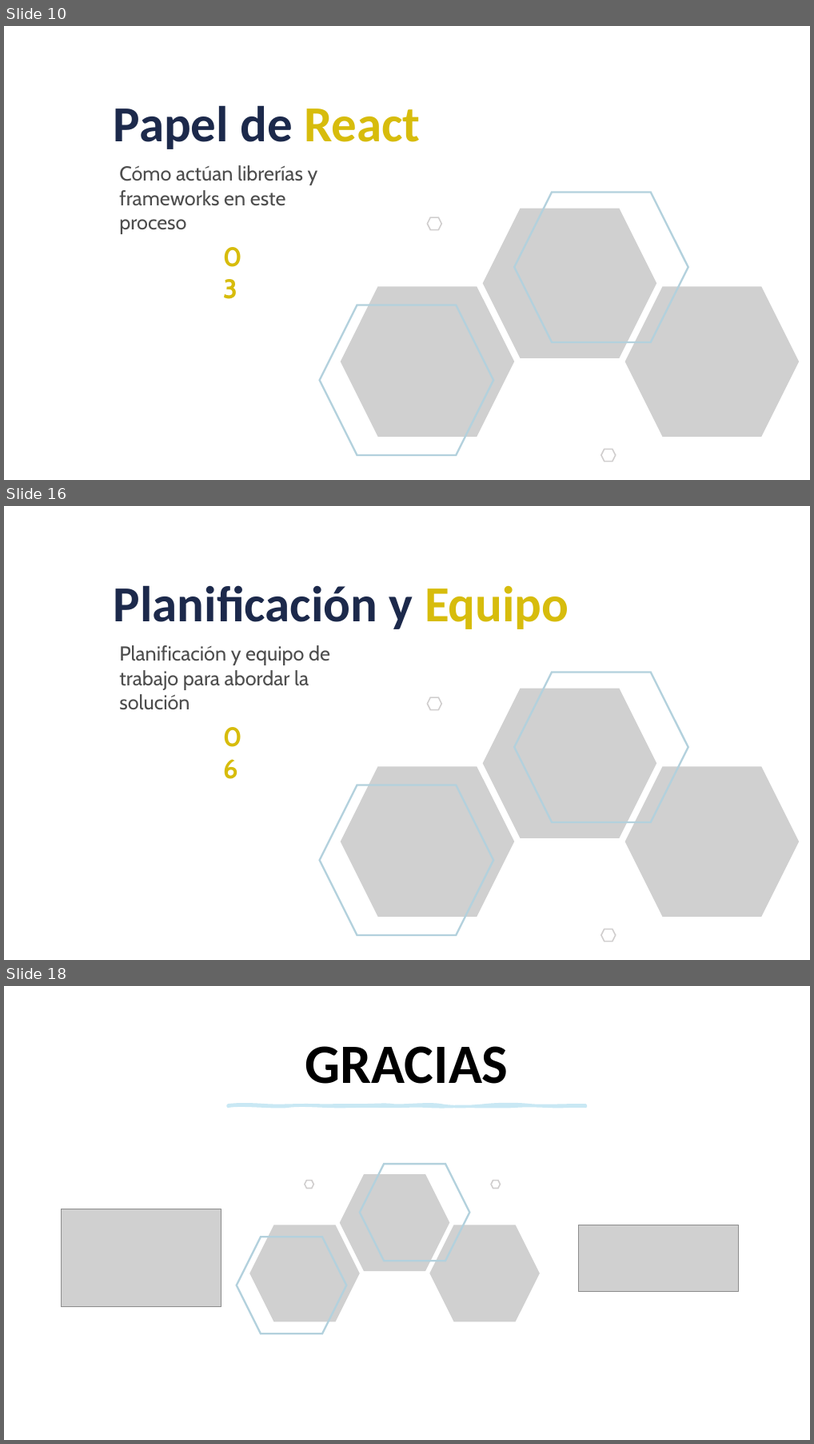
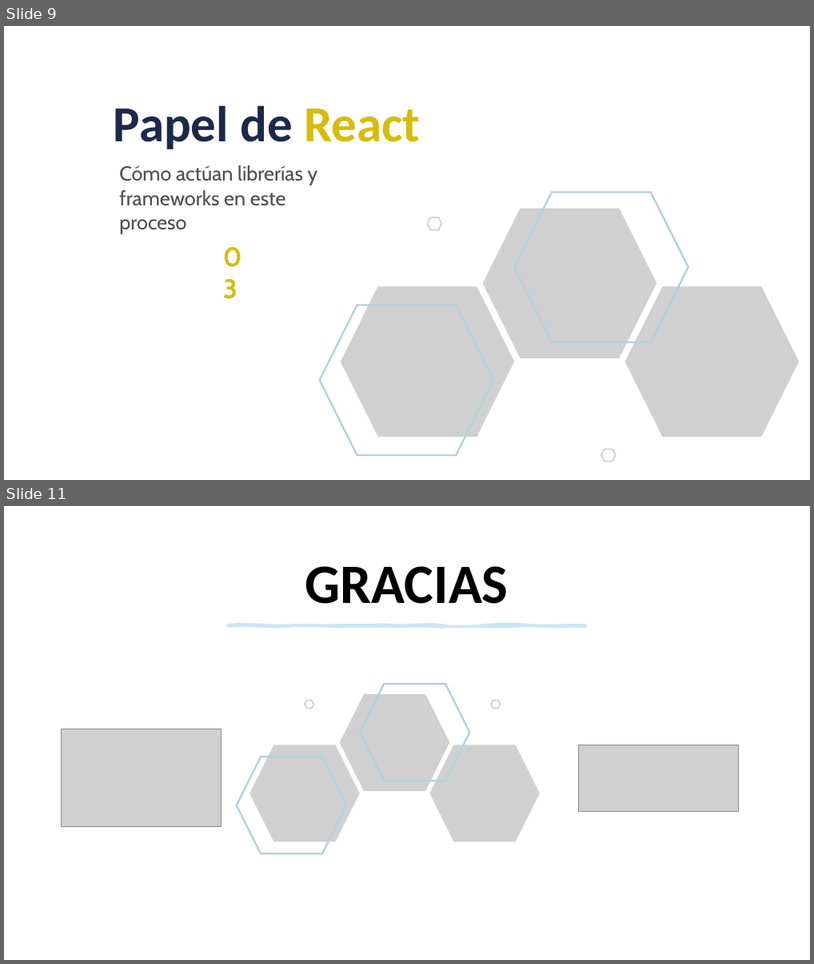
Before and after one commit to dqnid/uxcale-usal-front-presentation, a slide deck: AXPE_FRONT_TallerUSAL_.pptx. Shown one above the other, each under a label of ours: slides 10, 16 and 18 before the commit, slides 9 and 11 after it; the slides between them are not shown. The pictures are 814x1444 and 814x964 pixels, drawn with LibreOffice and Linux fonts; fonts in the diff are those of the drawing; grey boxes stand for pictures. Boxes give left, top, right and bottom in pixels: in the first picture for what was removed or moved away, otherwise in the second. Text is boxed around its words. In the diff, an @@ line names an element or a change of style, - is before the commit and + after.

```diff
--- a/AXPE_FRONT_TallerUSAL_.pptx
+++ b/AXPE_FRONT_TallerUSAL_.pptx
@@ slide 16 removed at [4,506,810,960], background #FFFFFF @@
@@ text removed at [114,585,569,629] @@
-Planificación y Equipo
@@ text removed at [119,645,330,710] @@
-Planificación y equipo de trabajo para abordar la solución
@@ text removed at [218,716,260,756] @@
-06
@@ group removed at [320,672,799,941]: 4 hexagons, 3 pictures @@
@@ what was slide 10 is now slide 9 @@
@@ what was slide 18 is now slide 11 @@
```
Also in this commit, not shown: 2 slides changed, 1 slide added, 7 other slides removed, 1 other file.
